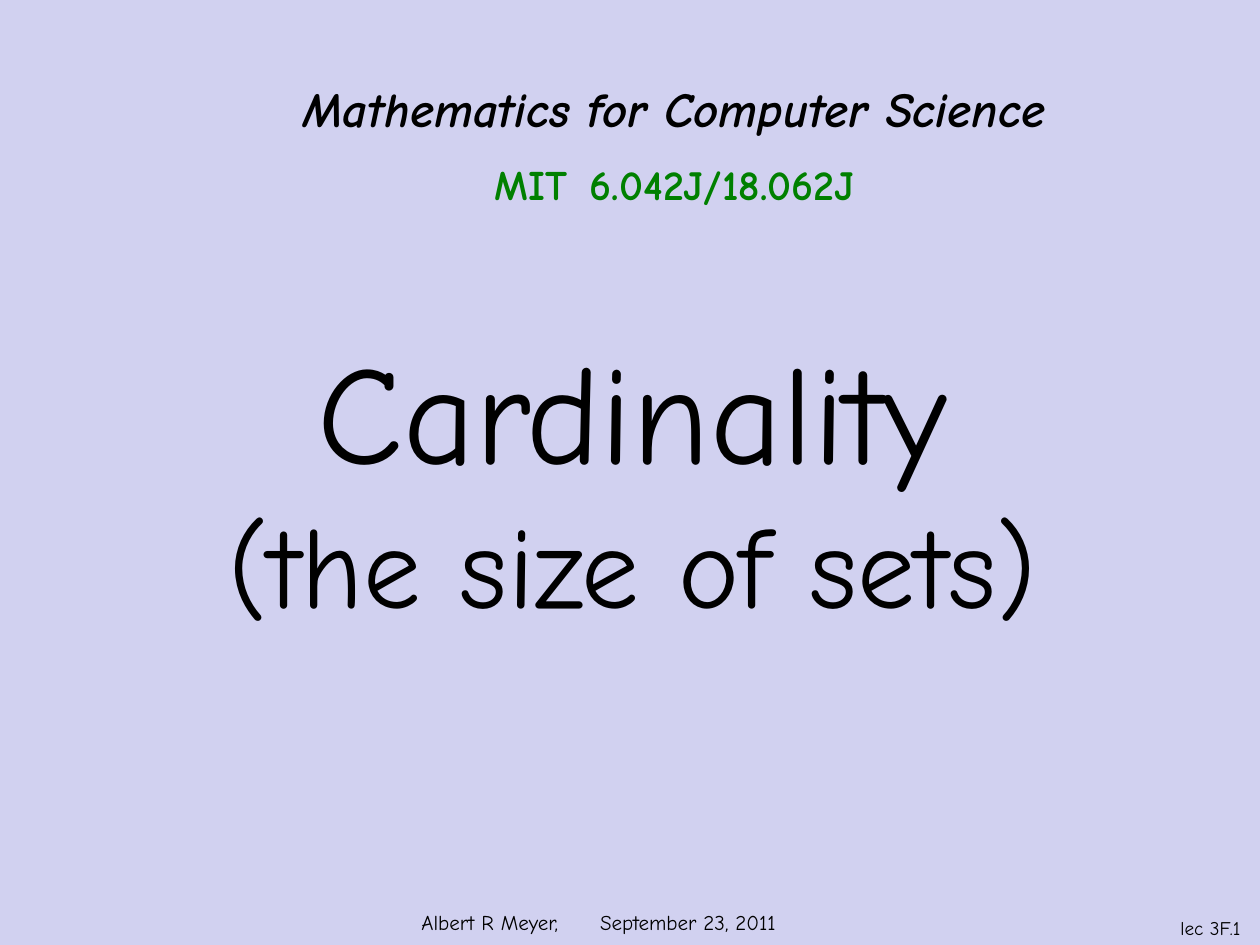
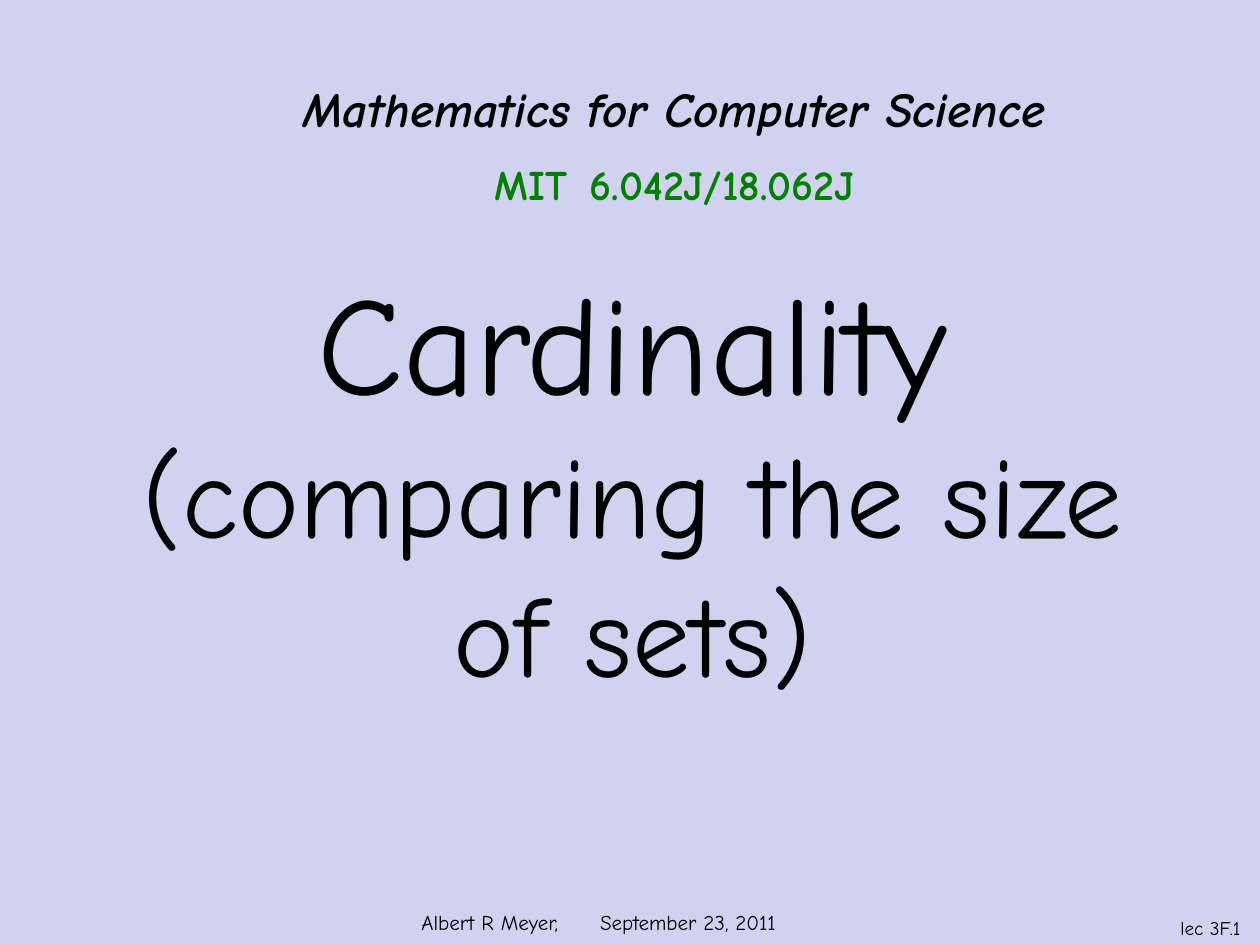
Before and after one commit to armeyer/mcs_web, a slide deck: slide 1 of fall11/slidesF11/slides3f.pptx. Drawn at 1260x945 pixels with LibreOffice and Linux fonts; fonts in the diff are those of the drawing; background and template pictures are left out. Boxes give left, top, right and bottom in pixels: in the first picture for what was removed or moved away, otherwise in the second. Text is boxed around its words. In the diff, an @@ line names an element or a change of style, - is before the commit and + after.

```diff
--- a/fall11/slidesF11/slides3f.pptx
+++ b/fall11/slidesF11/slides3f.pptx
@@ text at [143, 447, 1123, 690]: text changed @@
-(the size of sets)
+(comparing the size of sets)
```
Also in this commit, not shown: 6 other slides changed, 2 slides added, 7 slides removed, 1 other file.
